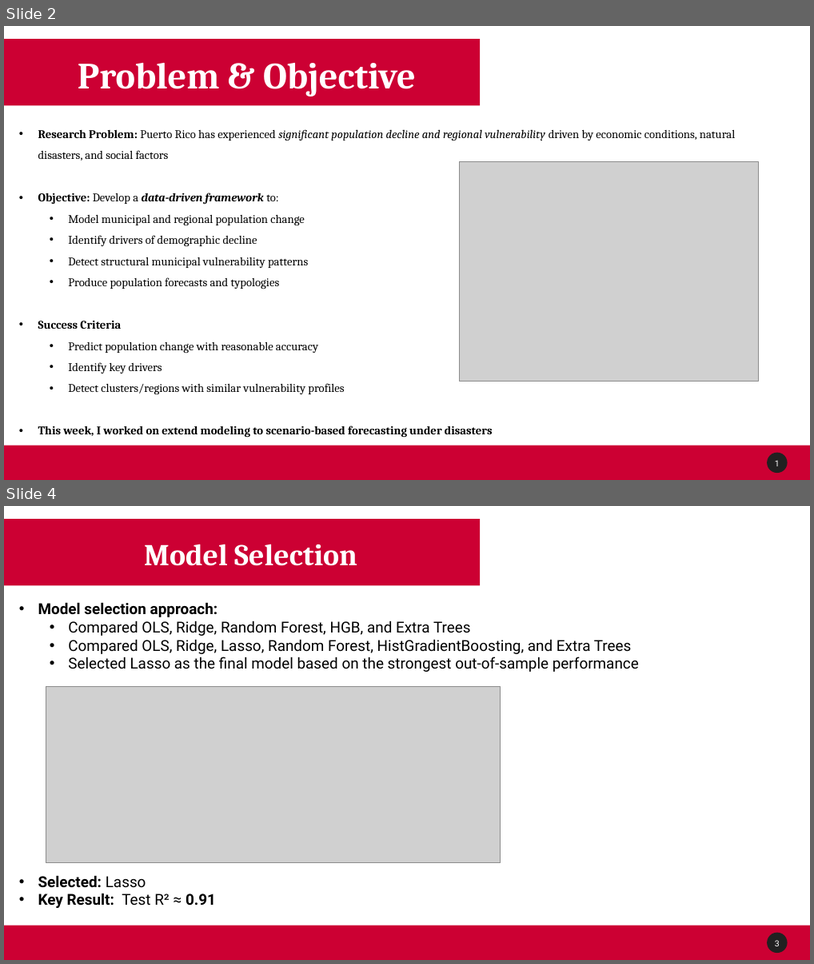
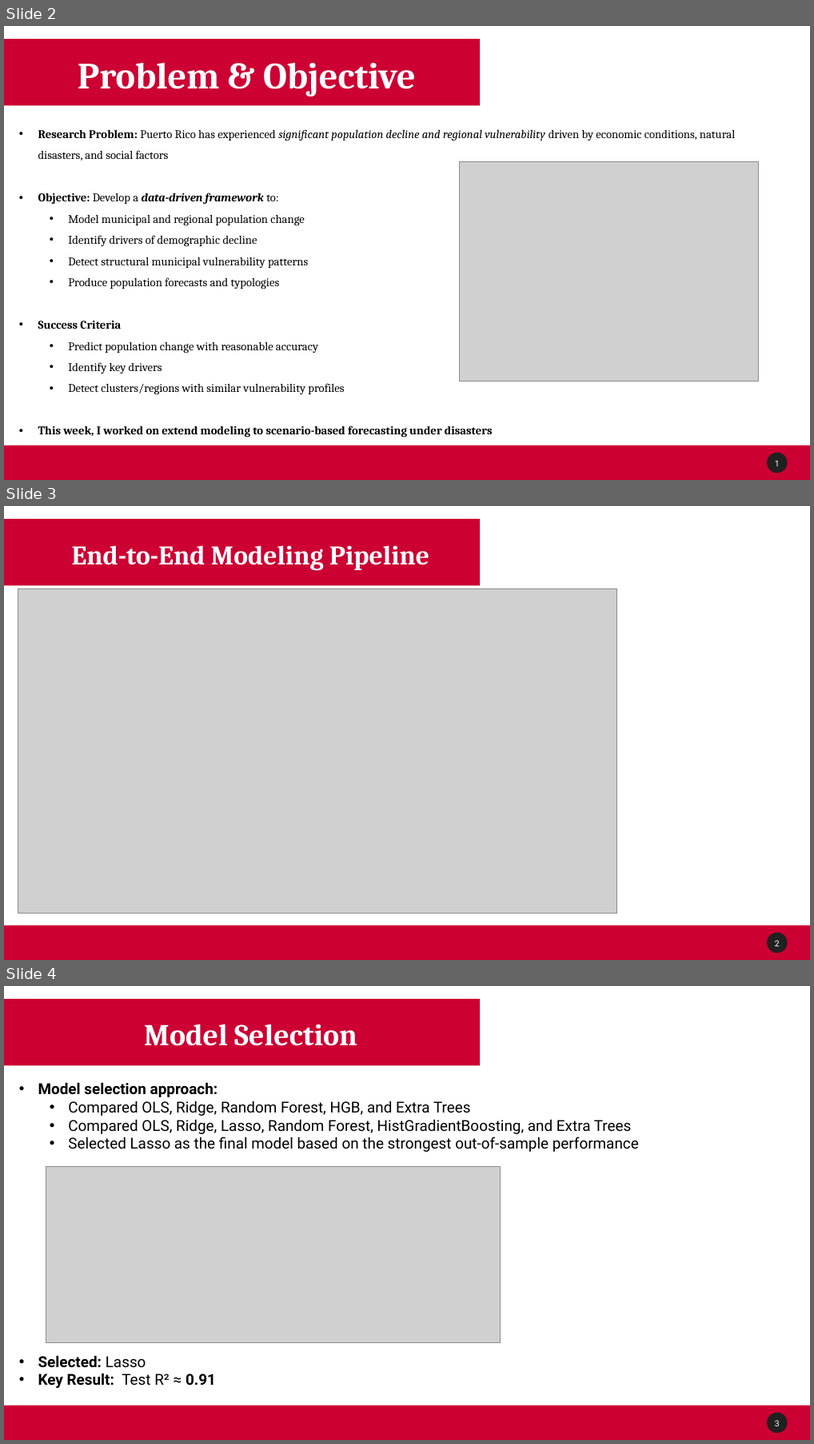
Before and after one commit to Venettov/CAPSTONE_DATA_SCIENCE_RIVERARUIZ, a slide deck: project_reports/Week11_Progress.pptx. Shown one above the other, each under a label of ours: slides 2 and 4 before the commit, slides 2, 3 and 4 after it; the slides between them are not shown. The pictures are 814x964 and 814x1444 pixels, drawn with LibreOffice and Linux fonts; fonts in the diff are those of the drawing; grey boxes stand for pictures; background and template pictures are left out. Boxes give left, top, right and bottom in pixels: in the first picture for what was removed or moved away, otherwise in the second. Text is boxed around its words. In the diff, an @@ line names an element or a change of style, - is before the commit and + after.

```diff
--- a/project_reports/Week11_Progress.pptx
+++ b/project_reports/Week11_Progress.pptx
@@ slide 3 added at [4, 506, 810, 960], background #FFFFFF; not listed: 3 template elements that a slide beside it also shows @@
@@ rectangle added at [4, 519, 480, 585], fill #CC0033 @@
@@ text added at [72, 545, 430, 571], 32 pt, text #FFFFFF, bold @@
+End-to-End Modeling Pipeline
@@ picture added at [18, 588, 618, 913] @@
```
Also in this commit, not shown: 10 slides changed, 3 slides removed, 3 other files.
